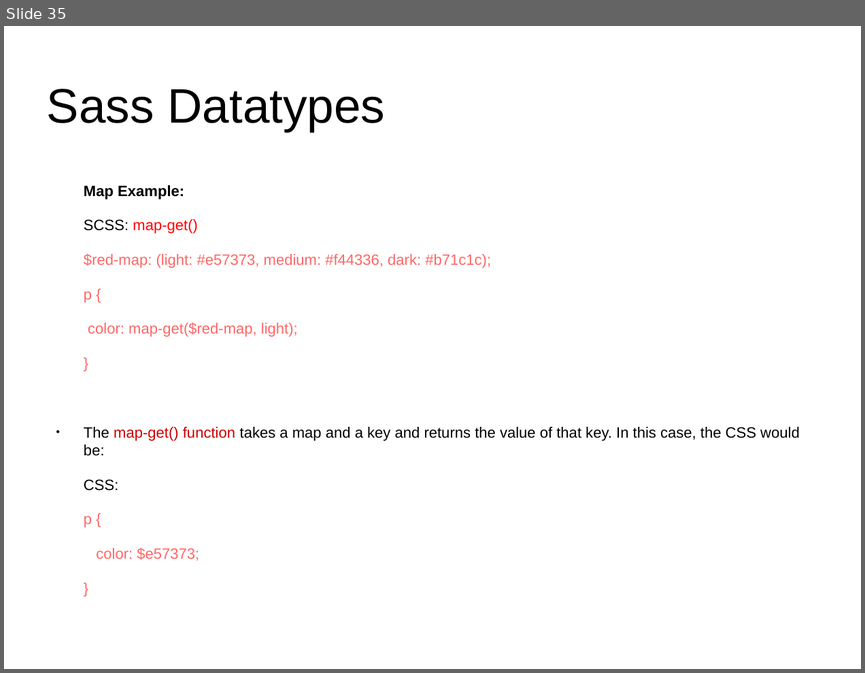
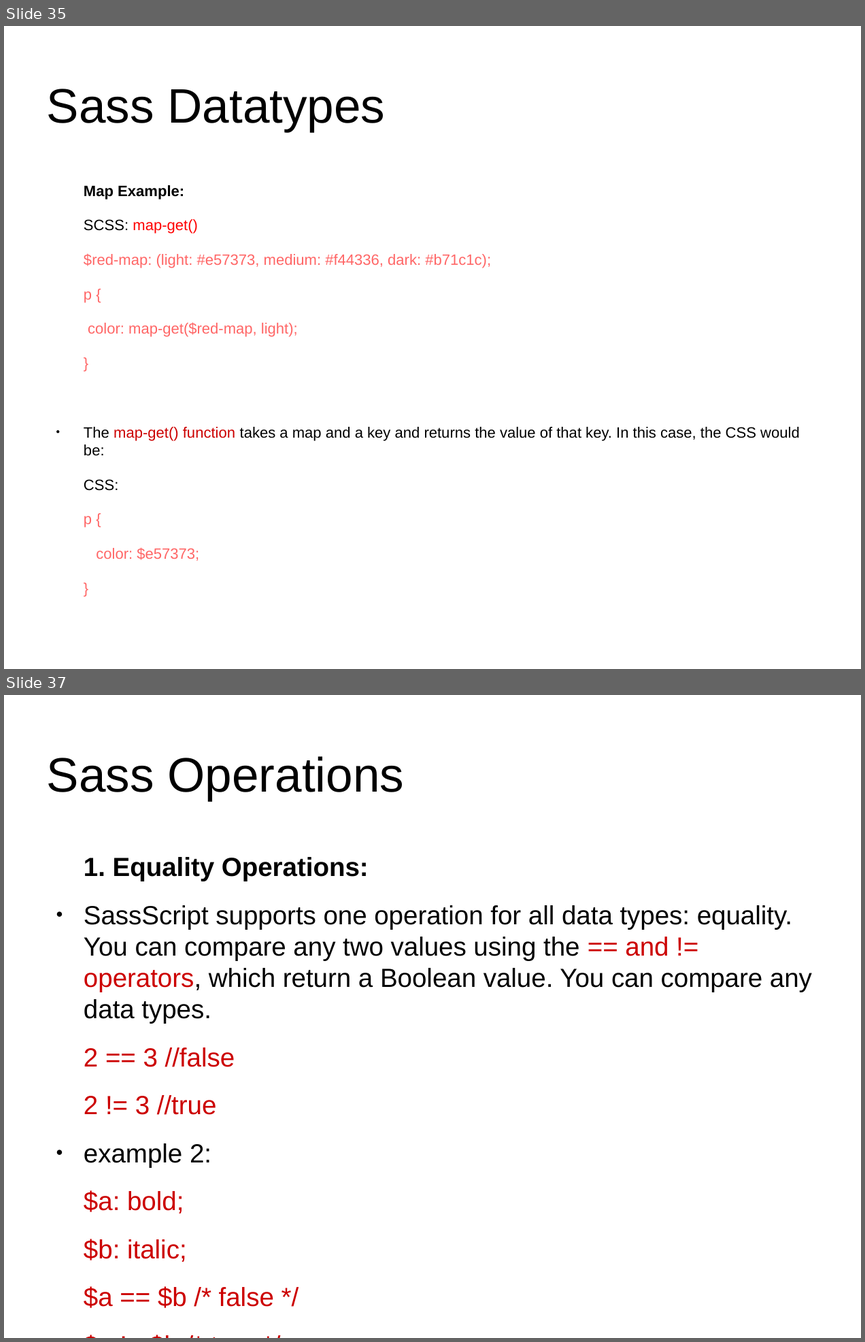
Before and after one commit to anumsh/SASS-Basics, a slide deck: SASS_basics.odp. Shown one above the other, each under a label of ours: slide 35 before the commit, slides 35 and 37 after it; the slides between them are not shown. The pictures are 865x673 and 865x1342 pixels, drawn with LibreOffice and Linux fonts; fonts in the diff are those of the drawing; background and template pictures are left out. Boxes give left, top, right and bottom in pixels: in the first picture for what was removed or moved away, otherwise in the second. Text is boxed around its words. In the diff, an @@ line names an element or a change of style, - is before the commit and + after.

Commit message:
feat: Sass operations

```diff
--- a/SASS_basics.odp
+++ b/SASS_basics.odp
@@ slide 37 added at <box>4,695,861,1338</box>, background #FFFFFF @@
@@ title added at <box>47,756,405,800</box>, 44.8 pt, text #000000 @@
+Sass Operations
@@ text added at <box>84,857,812,1308</box>, 24.3 pt, text #000000 @@
+1. Equality Operations:
+● SassScript supports one operation for all data types: equality. You can compare any two values using the == and != operators, which return a Boolean value. You can compare any data types.
+2 == 3 //false
+2 != 3 //true
+● example 2:
+$a: bold;
+$b: italic;
+$a == $b /* false */
+$a != $b /* true */
```
Also in this commit, not shown: 1 other slide added.
